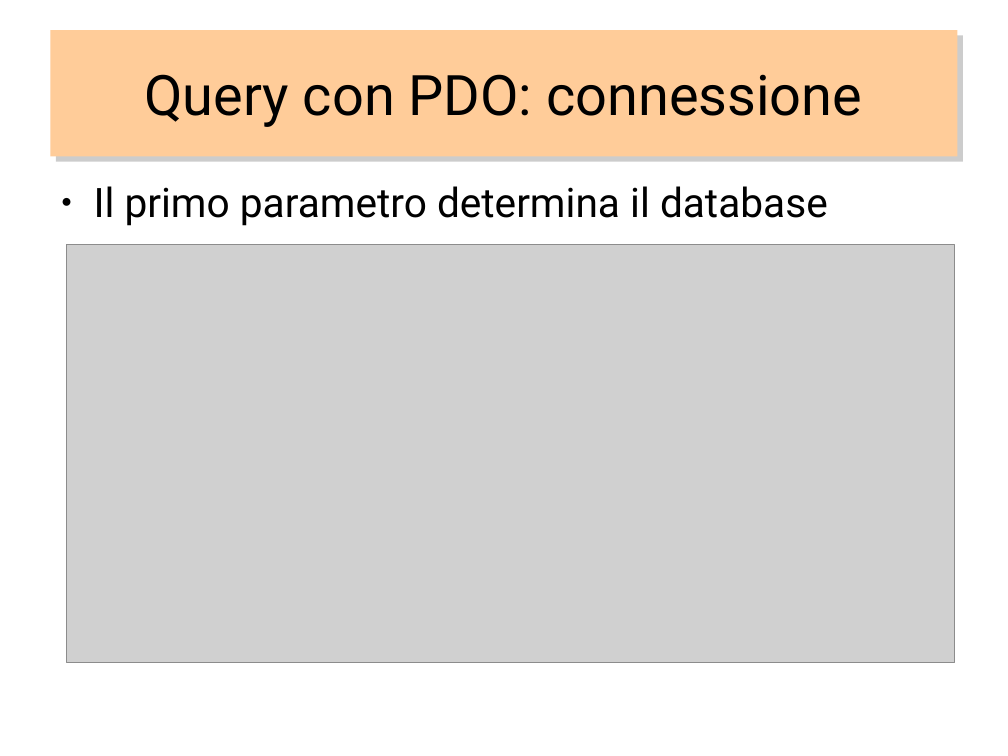
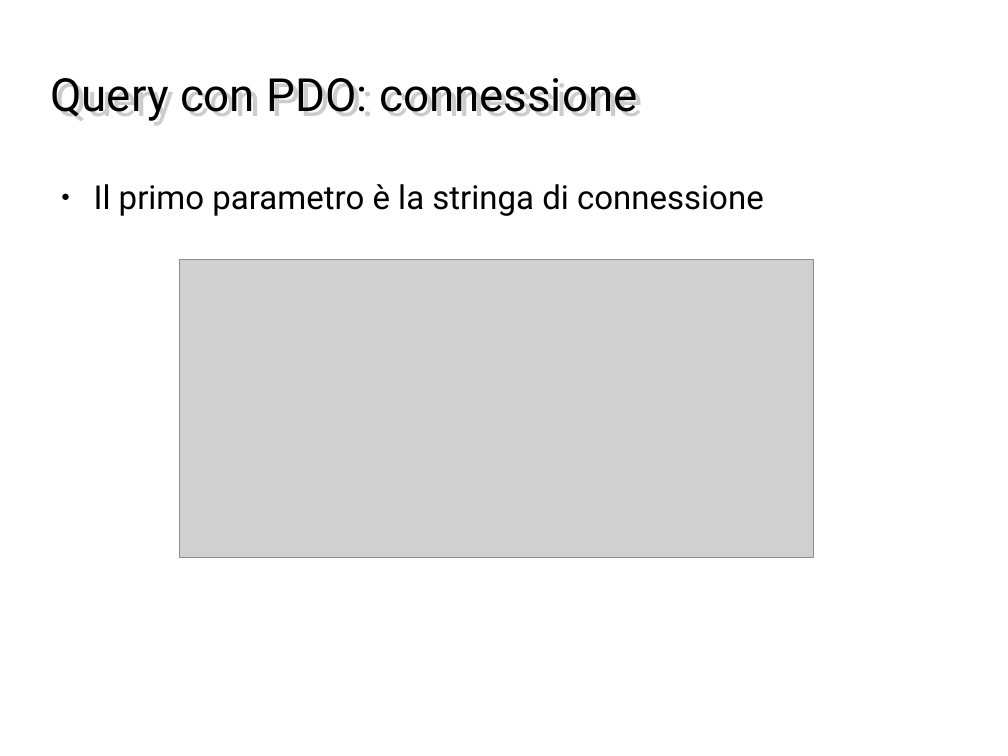
Before and after one commit to PeiPei97/ProgettoMagic, a slide deck: slide 9 of magicscrap.odp. Drawn at 1008x756 pixels with LibreOffice and Linux fonts; fonts in the diff are those of the drawing; grey boxes stand for pictures; background and template pictures are left out. Boxes give left, top, right and bottom in pixels: in the first picture for what was removed or moved away, otherwise in the second. Text is boxed around its words. In the diff, an @@ line names an element or a change of style, - is before the commit and + after.

```diff
--- a/magicscrap.odp
+++ b/magicscrap.odp
@@ title "Query con PDO: connessione": place and size @@
-title "Query con PDO: connessione" at (50,30,958,156)
+title "Query con PDO: connessione" at (56,78,637,125)
@@ title "Query con PDO: connessione" at (56,78,637,125): size 44 to 36 pt; alignment centre to left; fill #FFCC99 to none; shadow off @@
@@ text at (94,184,764,216): text changed; size 32 to 26 pt @@
-● Il primo parametro determina il database
+● Il primo parametro è la stringa di connessione
@@ picture: place and size @@
-picture at (67,245,956,663)
+picture at (180,259,814,557)
```
Also in this commit, not shown: 11 other slides changed, 3 slides added, 4 slides removed, 3 other files.
